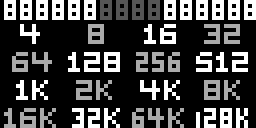
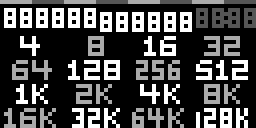
Two versions of the same layered image (256 × 128). Layer-by-layer changes:
painted on "foreground" over [0, 0, 256, 104]
painted on "Background" over [0, 0, 256, 104]
